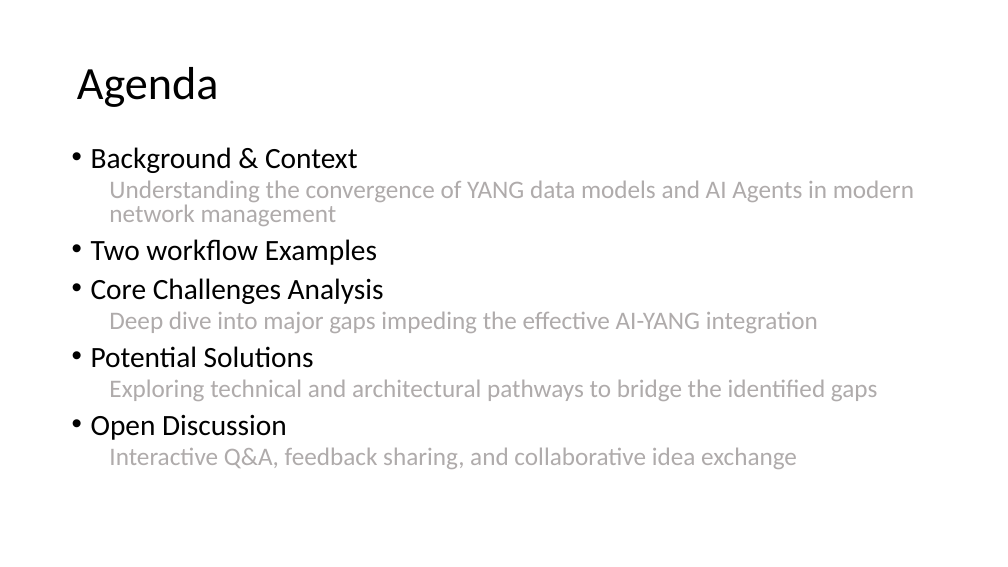
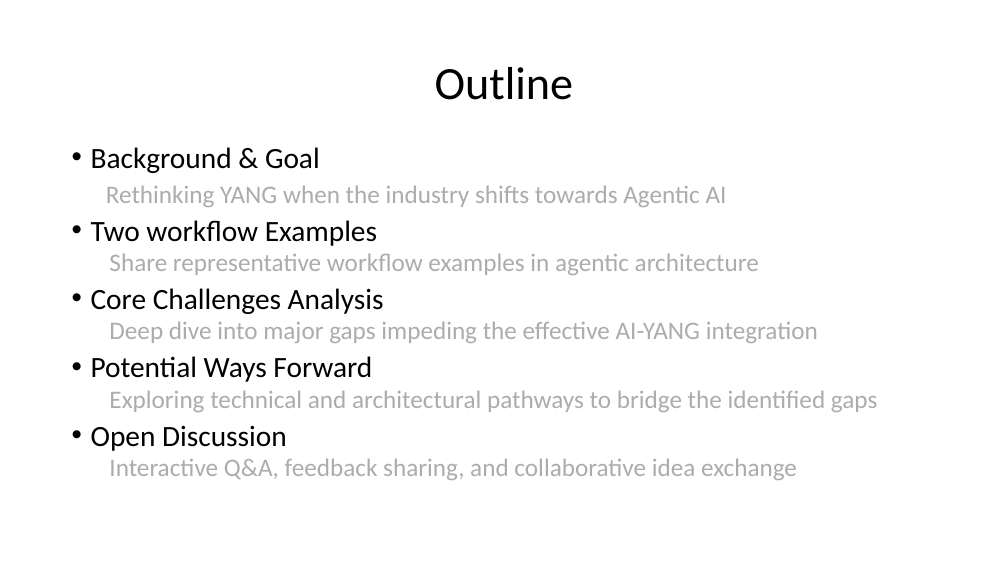
Before and after one commit to QiufangMa/AgentImpact2YANG, a slide deck: slide 2 of Side Meetings/AgentImpact2YANG.pptx. Drawn at 1008x567 pixels with LibreOffice and Linux fonts; fonts in the diff are those of the drawing. Boxes give left, top, right and bottom in pixels: in the first picture for what was removed or moved away, otherwise in the second. Text is boxed around its words. In the diff, an @@ line names an element or a change of style, - is before the commit and + after.

```diff
--- a/Side Meetings/AgentImpact2YANG.pptx
+++ b/Side Meetings/AgentImpact2YANG.pptx
@@ title at box(435, 67, 574, 100): text changed @@
-Agenda
+Outline
@@ text at box(91, 147, 727, 207): text changed @@
-• Background & Context
-  Understanding the convergence of YANG data models and AI Agents in modern network management
+• Background & Goal
+Rethinking YANG when the industry shifts towards Agentic AI
@@ text at box(109, 253, 759, 275): paragraph added @@
+  Share representative workflow examples in agentic architecture
@@ text at box(91, 356, 372, 382): text changed @@
-• Potential Solutions
+• Potential Ways Forward
```
Also in this commit, not shown: 13 other slides changed, 3 slides added, 2 slides removed, 1 other file.
